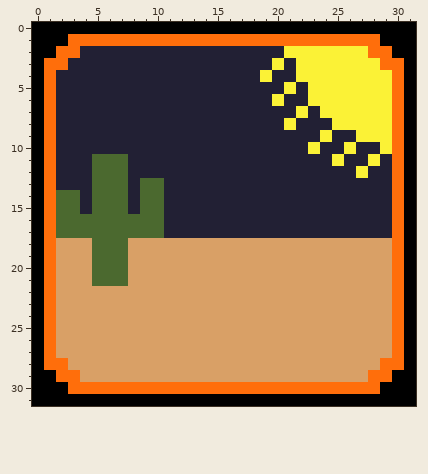
Two states of a pixel-art file, src/sprite sheets/skillTree/SkillTreeIcons/fire skills/fireresistance icon.aseprite. Above is the file before it was changed.
32x32 pixels, 1 frame.
Now the later version:
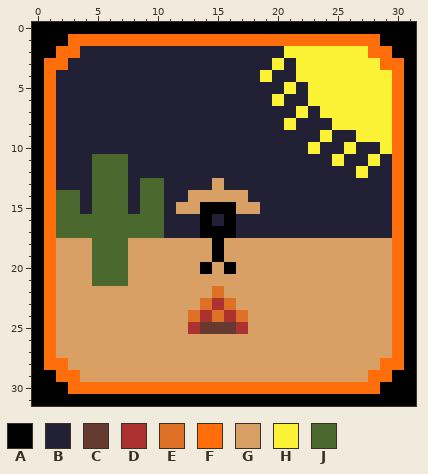
Palette (. is transparent): A #000000  B #222034  C #663931  D #ac3232  E #df7126  F #ff6e0b  G #d9a066  H #fbf236  J #4b692f
Edits made:
Layer "Desert":
The edit turns colour B into colour A in row 15 at x 14 to 16; in row 16 at x 14 and 16; in row 17 at x 14 to 16.
The edit turns colour G into colour A in rows 18 to 19 at x 15; in row 20 at x 14 and 16.
The edit turns colour G into colour C in row 25 at x 14 to 16.
The edit turns colour G into colour D in row 23 at x 15; in row 24 at x 14 and 16; in row 25 at x 13 and 17.
The edit turns colour G into colour E in row 22 at x 15; in row 23 at x 14 and 16; in row 24 at x 13, 15 and 17.
The edit turns colour B into colour G in row 13 at x 15; in row 14 at x 13 to 17; in row 15 at x 12 to 13 and 17 to 18.
Pixel boxes of the changes (left, top, right, bottom) in both pictures:
changed: (176, 178, 260, 334)
